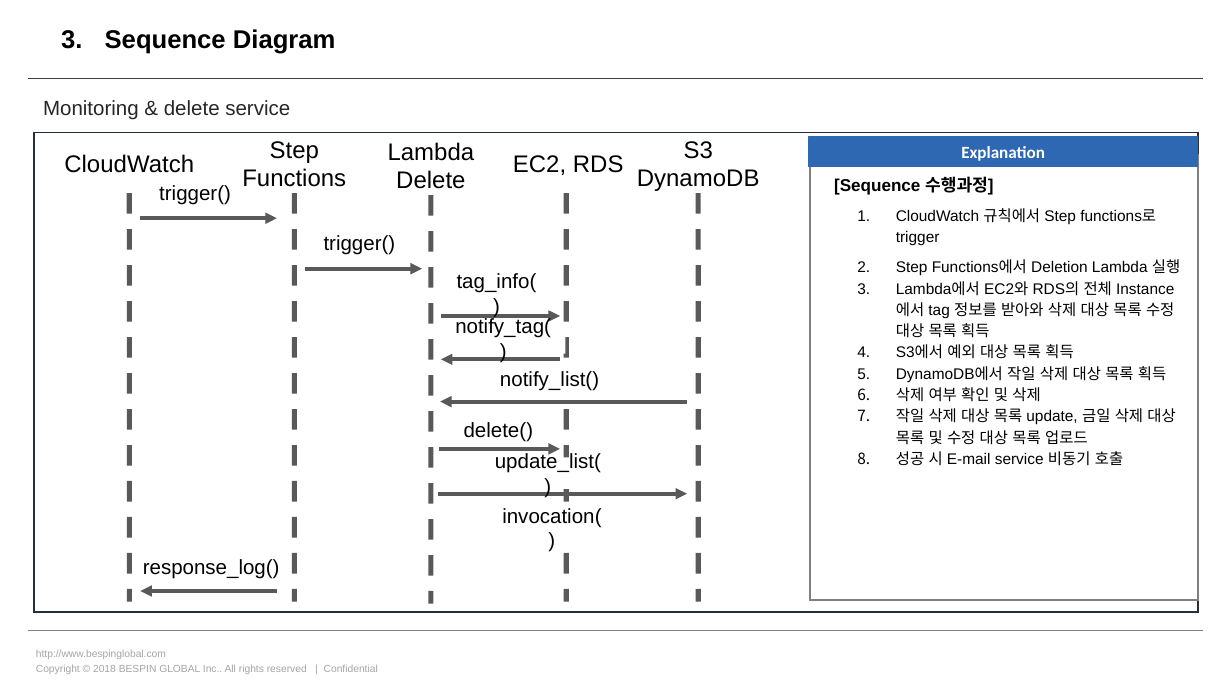
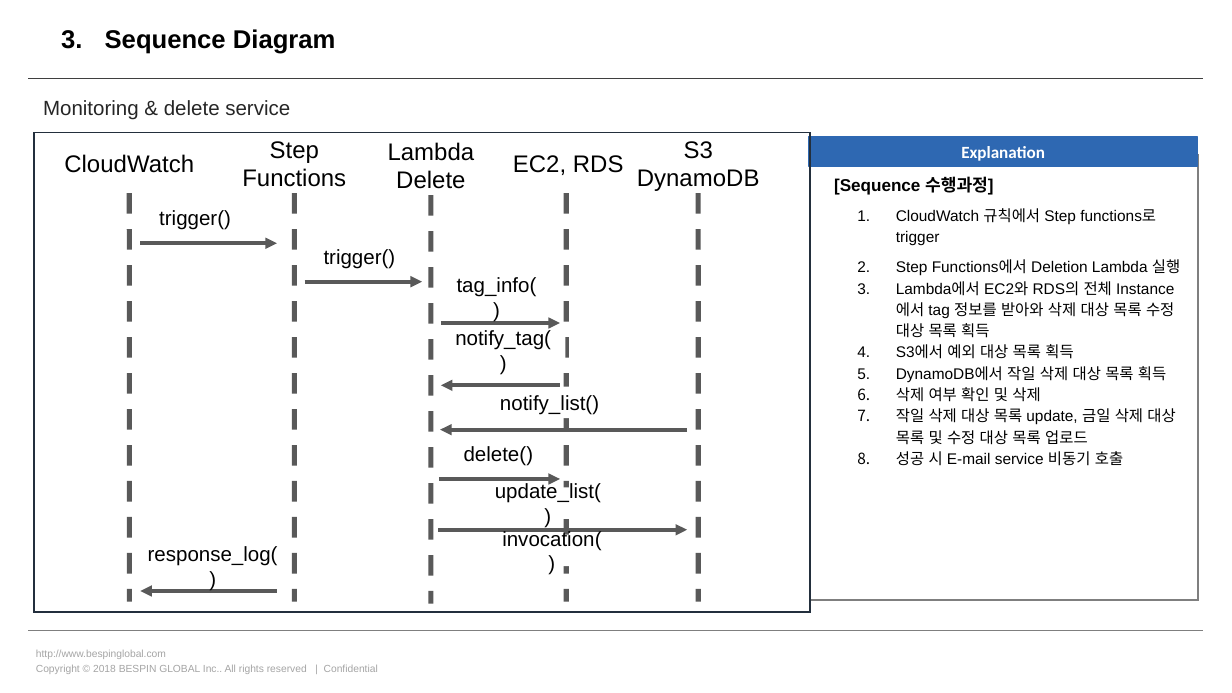
Before and after one commit to cjungm/with-aws, a slide deck: slide 5 of Monitoring_EC2_RDS/Monitoring_delete/설계/Monitoring_Deletion_Architecture.pptx. Drawn at 1232x693 pixels with LibreOffice and Linux fonts; fonts in the diff are those of the drawing. Boxes give left, top, right and bottom in pixels: in the first picture for what was removed or moved away, otherwise in the second. Text is boxed around its words. In the diff, an @@ line names an element or a change of style, - is before the commit and + after.

Commit message:
delete process architecture

```diff
--- a/Monitoring_EC2_RDS/Monitoring_delete/설계/Monitoring_Deletion_Architecture.pptx
+++ b/Monitoring_EC2_RDS/Monitoring_delete/설계/Monitoring_Deletion_Architecture.pptx
@@ rectangle: place and size @@
-rectangle at (33, 133, 1198, 612)
+rectangle at (33, 133, 809, 612)
@@ text "trigger()": place and size @@
-text "trigger()" at (324, 235, 396, 255)
+text "trigger()" at (324, 249, 396, 269)
@@ arrow moved from (304, 269) - (423, 269) to (304, 282) - (423, 282) @@
@@ text "tag_info()": place and size @@
-text "tag_info()" at (457, 273, 537, 293)
+text "tag_info()" at (457, 277, 537, 297)
@@ arrow moved from (441, 315) - (561, 315) to (441, 323) - (561, 323) @@
@@ text "notify_tag()" rewrapped from (441, 323, 565, 355) to (455, 330, 551, 350) @@
@@ 3 texts, 2 arrows, 1 rectangle: place and size @@
-3 texts, 2 arrows, 1 rectangle at (140, 185, 601, 528)
+3 texts, 2 arrows, 1 rectangle at (140, 210, 616, 567)
@@ 2 arrows, 1 text: place and size @@
-2 arrows, 1 text at (439, 402, 687, 489)
+2 arrows, 1 text at (439, 430, 687, 503)
@@ arrow moved from (439, 494) - (687, 494) to (439, 530) - (687, 530) @@
@@ text "response_log()" rewrapped from (143, 559, 280, 579) to (148, 546, 278, 566) @@
```
Also in this commit, not shown: 2 other slides changed, 16 other files.
